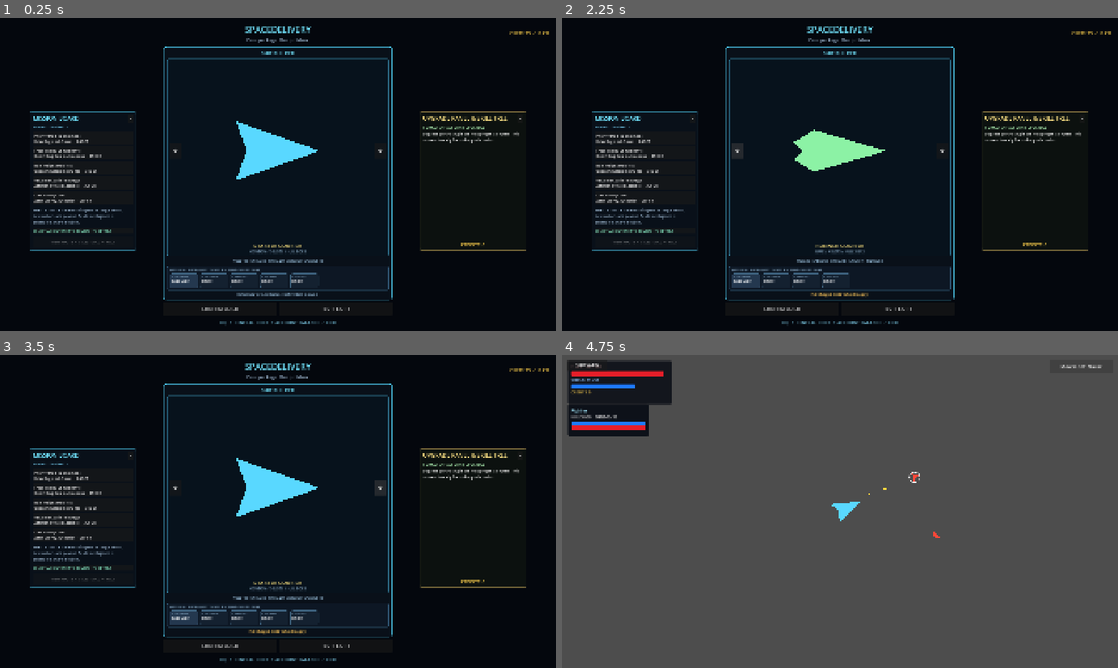
Above: before the commit, frames 1-4 (two rows, left to right).
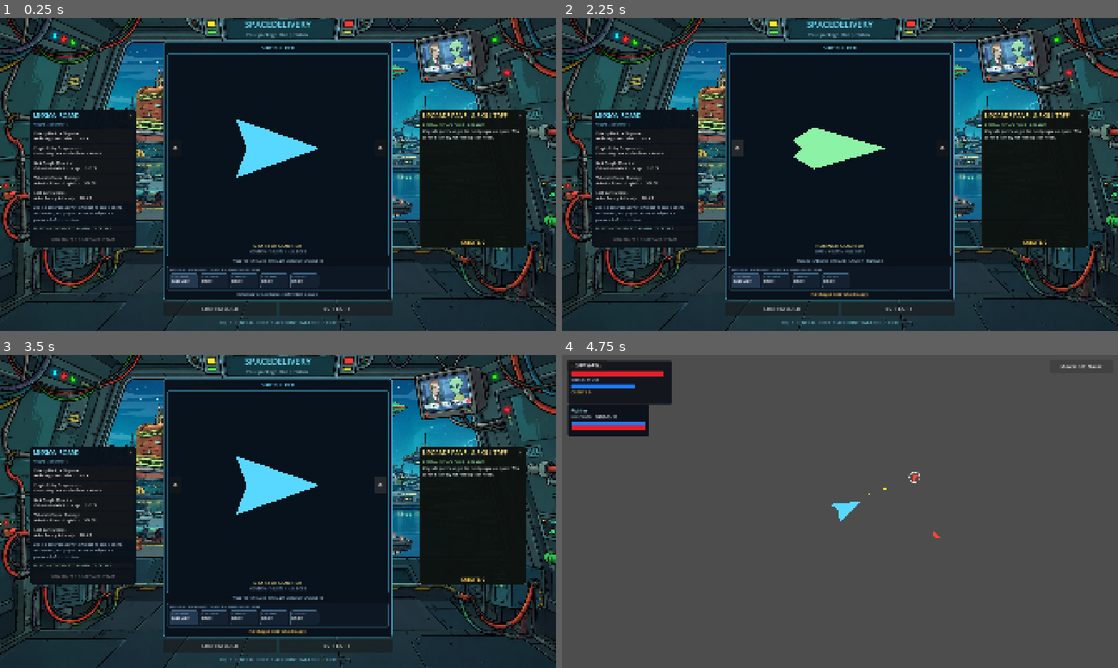
Above: after the commit, the same moments.

Repository: Bbran4/SpaceDelivery
Game: Godot game, scene res://scenes/hq.tscn
Two runs of this game, one before a commit and one after it. Both use one fixed random seed, a clock stepped at 60 frames per second and the inputs below.
Inputs (mouse positions are in pixels of both pictures, inside the frame that each line leads up to):
- Up to frame 1 (0.25 s): no input
- Up to frame 2 (2.25 s): click "CONFIRM BUILD" at 0.5 s; click "CONFIRM BUILD" at 1.25 s; click (739, 149) at 2.02 s
- Up to frame 3 (3.5 s): click (378, 486) at 2.77 s
- Up to frame 4 (4.75 s): click "TEST FLIGHT" at 3.5 s; click "Movement: Keyboard" at 4.25 s

The runs differ from the first frame. In frame 1, 46% of the frame differs, in the area x 0-100%, y 0-100%; in frame 2, 46%; in frame 3, 46%; in frame 4, nothing differs.

Commit message:
Background

Diff:
--- a/scenes/hq.tscn
+++ b/scenes/hq.tscn
@@ -2,6 +2,7 @@
 
 [ext_resource type="Script" uid="uid://bg21u75jsvlm8" path="res://scripts/ui/hq.gd" id="1_hq"]
 [ext_resource type="PackedScene" uid="uid://baenafql7lfj7" path="res://scenes/ui/ship_builder.tscn" id="2_builder"]
+[ext_resource type="Texture2D" uid="uid://dobrxri6jxj7m" path="res://assets/ui/Cartoon Spaceport Through the Cockpit Window.png" id="2_qlv4n"]
 [ext_resource type="Script" uid="uid://cmq5g22j7pvj6" path="res://scripts/ui/focus_panel.gd" id="3_focus"]
 
 [sub_resource type="StyleBoxFlat" id="BuilderPanelStyle"]
@@ -61,15 +62,12 @@
 grow_vertical = 2
 script = ExtResource("1_hq")
 
-[node name="Background" type="ColorRect" parent="." unique_id=307527261]
-layout_mode = 1
-anchors_preset = 15
-anchor_right = 1.0
-anchor_bottom = 1.0
-grow_horizontal = 2
-grow_vertical = 2
-mouse_filter = 2
-color = Color(0.018, 0.03, 0.052, 1)
+[node name="Background" type="TextureRect" parent="." unique_id=894045324]
+layout_mode = 0
+offset_left = -25.0
+offset_right = 1955.3888
+offset_bottom = 1080.0
+texture = ExtResource("2_qlv4n")
 
 [node name="Layout" type="MarginContainer" parent="." unique_id=47706714]
 layout_mode = 1
@@ -79,7 +77,6 @@
 grow_horizontal = 2
 grow_vertical = 2
 theme_override_constants/margin_left = 24
-theme_override_constants/margin_top = 18
 theme_override_constants/margin_right = 24
 theme_override_constants/margin_bottom = 18
 
@@ -111,8 +108,13 @@
 text = "Your package. Our problem."
 horizontal_alignment = 1
 
+[node name="HeaderSpacer2" type="Control" parent="Layout/Column/Header" unique_id=1528033251]
+custom_minimum_size = Vector2(210, 0)
+layout_mode = 2
+
 [node name="AccountBalance" type="Label" parent="Layout/Column/Header" unique_id=402900004]
 unique_name_in_owner = true
+visible = false
 custom_minimum_size = Vector2(210, 0)
 layout_mode = 2
 theme_override_colors/font_color = Color(1, 0.82, 0.3, 1)
Binary file added: assets/ui/Cartoon Spaceport Through the Cockpit Window.png
Not shown, added: assets/ui/Cartoon Spaceport Through the Cockpit Window.png.import
